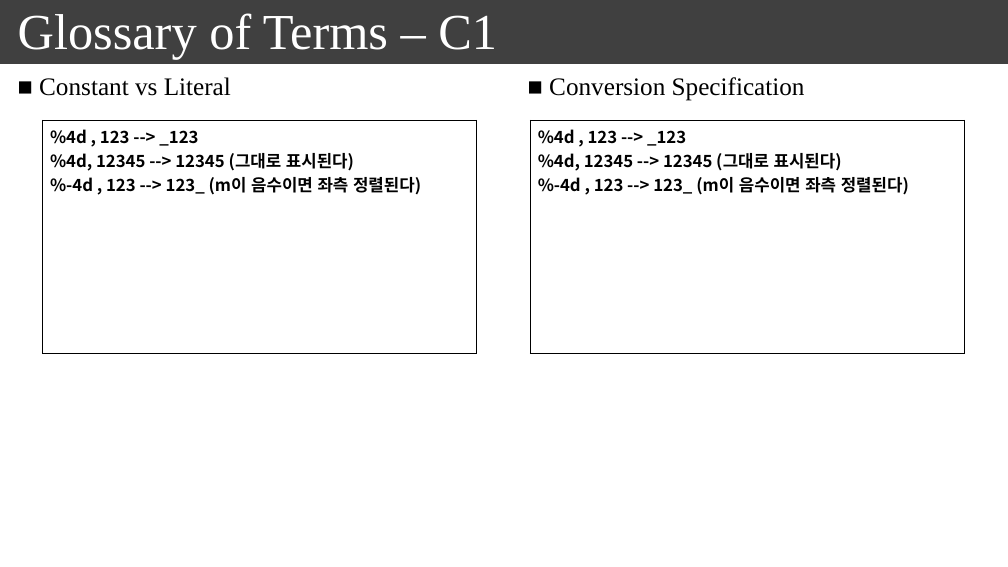
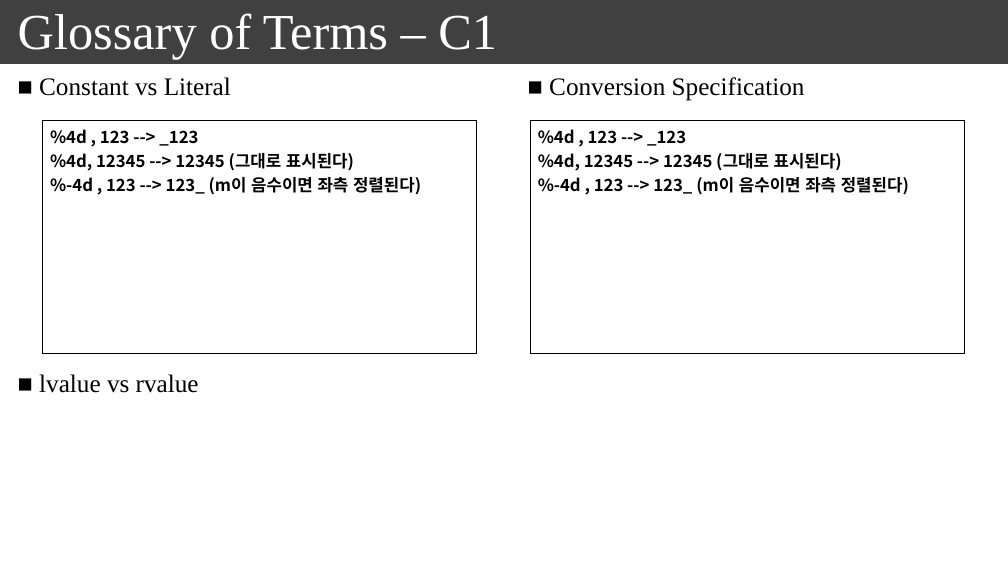
Before and after one commit to seonghokim/Study, a slide deck: slide 1 of everything in c.pptx. Drawn at 1008x567 pixels with LibreOffice and Linux fonts; fonts in the diff are those of the drawing. Boxes give left, top, right and bottom in pixels: in the first picture for what was removed or moved away, otherwise in the second. Text is boxed around its words. In the diff, an @@ line names an element or a change of style, - is before the commit and + after.

```diff
--- a/everything in c.pptx
+++ b/everything in c.pptx
@@ text added at (39, 374, 199, 393), 24 pt, text #000000 @@
+■ lvalue vs rvalue
```
Also in this commit, not shown: 2 other slides changed, 2 slides added.
